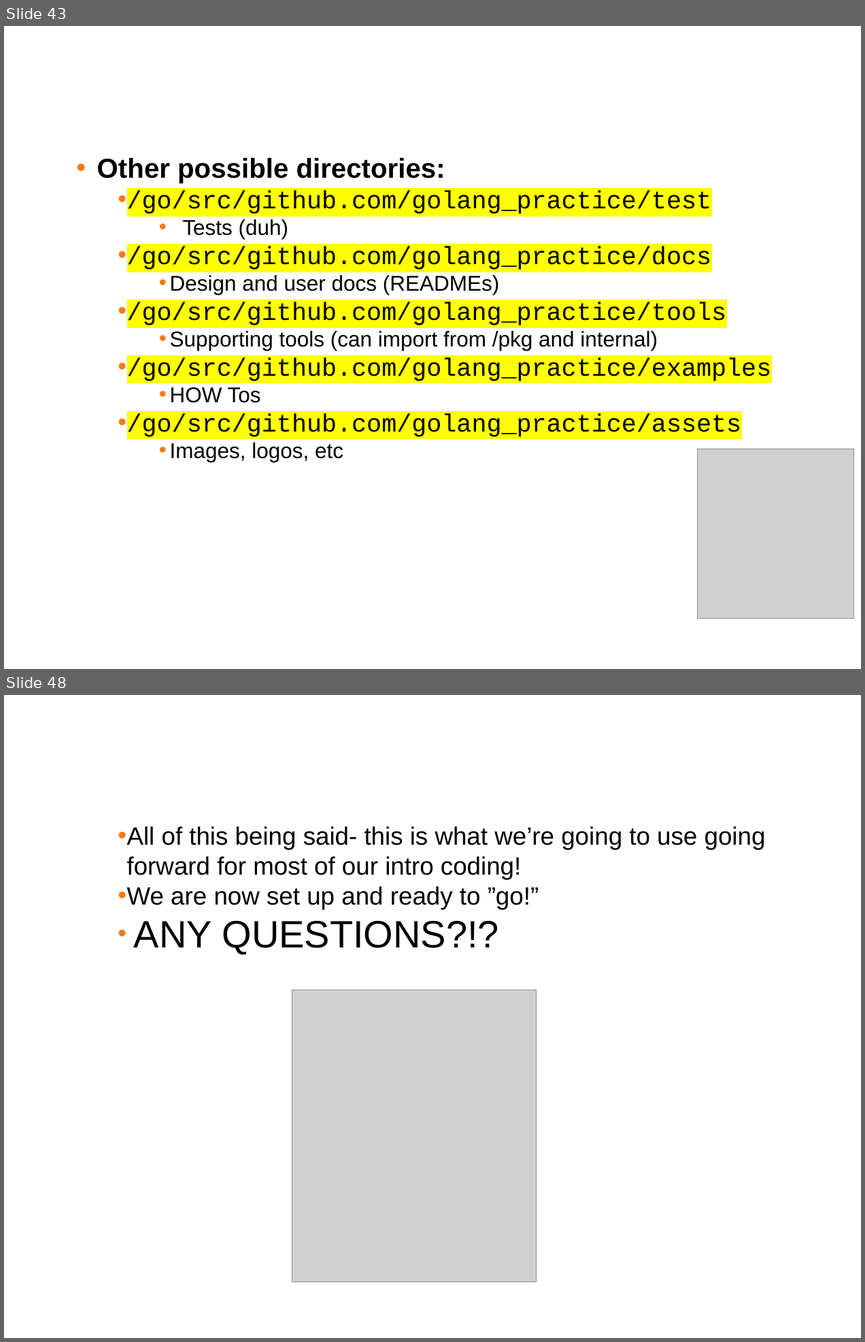
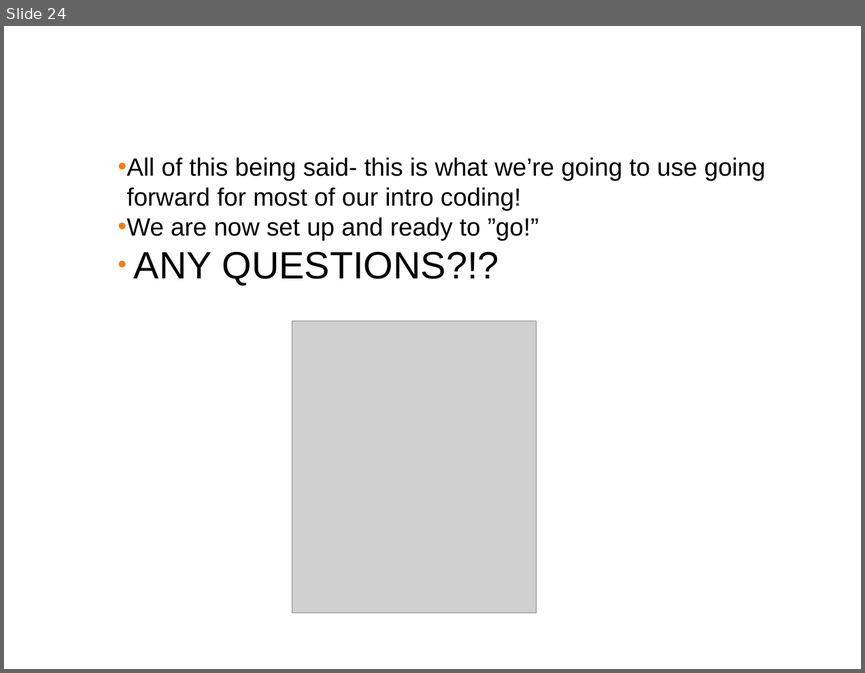
Before and after one commit to ferninphilly/golang_vmware, a slide deck: Module_Two/presentations/module_2_presentation.pptx. Shown one above the other, each under a label of ours: slides 43 and 48 before the commit, slide 24 after it; the slides between them are not shown. The pictures are 865x1342 and 865x673 pixels, drawn with LibreOffice and Linux fonts; fonts in the diff are those of the drawing; grey boxes stand for pictures; background and template pictures are left out. Boxes give left, top, right and bottom in pixels: in the first picture for what was removed or moved away, otherwise in the second. Text is boxed around its words. In the diff, an @@ line names an element or a change of style, - is before the commit and + after.

```diff
--- a/Module_Two/presentations/module_2_presentation.pptx
+++ b/Module_Two/presentations/module_2_presentation.pptx
@@ slide 43 removed at box(4, 26, 861, 669), background #FFFFFF @@
@@ title removed at box(11, 40, 853, 103) @@
-Golang Setup (follow along)
@@ text removed at box(97, 158, 772, 462) @@
-  • Other possible directories:
-    • /go/src/github.com/golang_practice/test
-      • Tests (duh)
-    • /go/src/github.com/golang_practice/docs
-      • Design and user docs (READMEs)
-    • /go/src/github.com/golang_practice/tools
-      • Supporting tools (can import from /pkg and internal)
-    • /go/src/github.com/golang_practice/examples
-      • HOW Tos
-    • /go/src/github.com/golang_practice/assets
-      • Images, logos, etc
@@ picture removed at box(697, 448, 854, 618) @@
@@ what was slide 48 is now slide 24 @@
```
Also in this commit, not shown: 2 slides changed, 13 slides added, 36 other slides removed, 2 other files.
